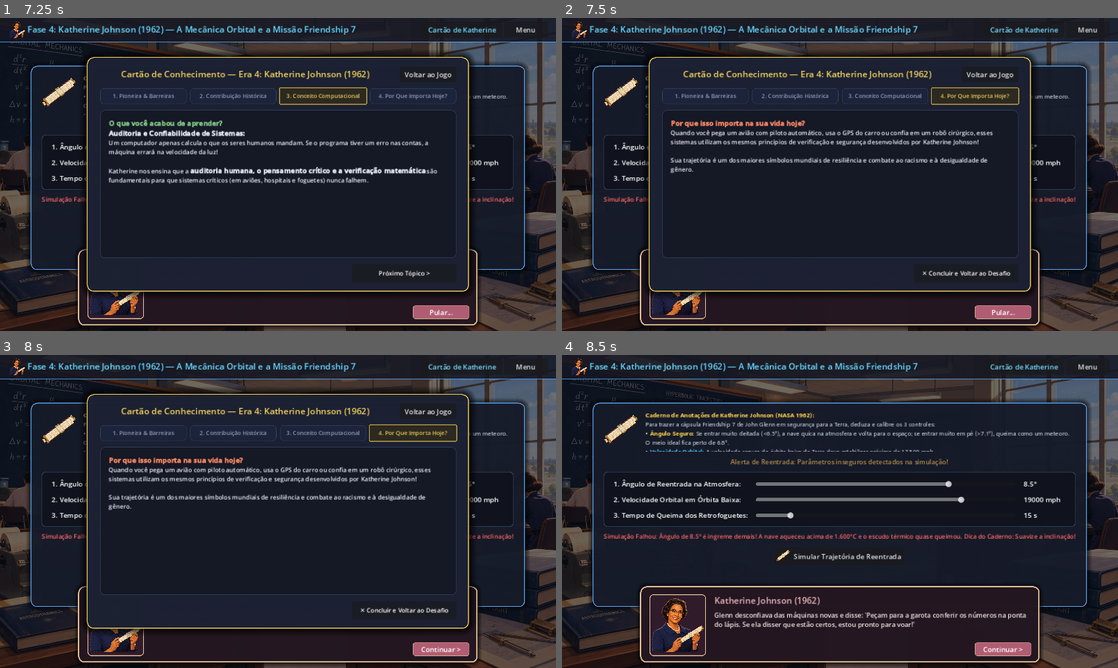
Above: before the commit, frames 1-4 (two rows, left to right).
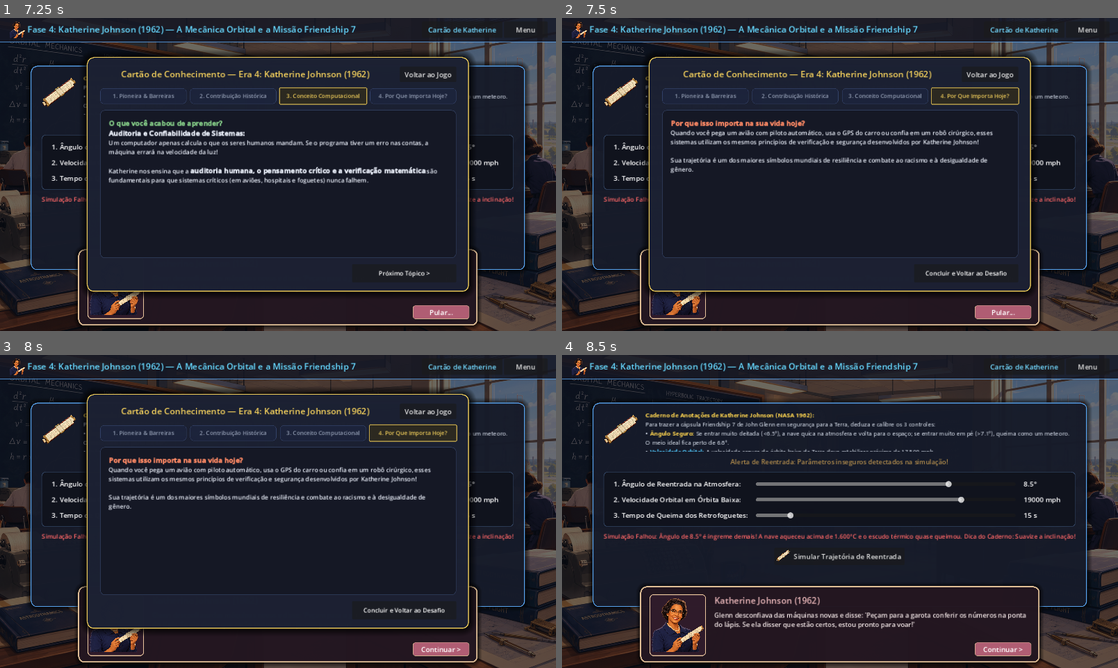
Above: after the commit, the same moments.

Repository: profthiagomendonca/Pioneiras-Alem
Game: Godot game, scene res://src/scenes/stages/stage_katherine/stage_katherine.tscn
The game is run twice, just before and just after one commit, with the same random seed, the same clock (stepped at 60 frames per second) and the same inputs. This scene is started directly instead of the project's main scene.
Inputs:
- Up to frame 1 (7.25 s): click "Simular Trajetória de Reentra…" at 0.5 s; click "Cartão de Katherine" at 1.25 s; click "Voltar ao Jogo" at 2 s; click "Pular..." at 2.75 s; click "Continuar >" at 3.5 s; click "Cartão de Katherine" at 4.25 s; click "1. Pioneira & Barreiras" at 5 s; click "2. Contribuição Histórica" at 5.75 s; click "3. Conceito Computacional" at 6.5 s
- Up to frame 2 (7.5 s): click "4. Por Que Importa Hoje?" at 7.25 s
- Up to frame 3 (8 s): no input
- Up to frame 4 (8.5 s): click "✕ Concluir e Voltar ao Desafio" (after the commit: "Concluir e Voltar ao Desafio") at 8 s

Frame 1 is identical in both runs. In frame 2, 0.2% of the frame differs, in the area x 64-81%, y 80-83%; in frame 3, 0.2%; in frame 4, nothing differs.

Commit message:
fix: remover simbolo unicode do botao Enter e sanitizar simbolos especiais restantes

Diff:
--- a/src/scenes/stages/stage_katherine/stage_katherine.gd
+++ b/src/scenes/stages/stage_katherine/stage_katherine.gd
@@ -110,7 +110,7 @@
 		GameState.complete_stage("katherine", duration, 220)
 		GameState.unlock_next_stage(4)
 
-		label_corridor.text = "✨ SIMULAÇÃO BEM-SUCEDIDA: A nave entrou suavemente no corredor atmosférico!"
+		label_corridor.text = "SIMULAÇÃO BEM-SUCEDIDA: A nave entrou suavemente no corredor atmosférico!"
 		label_corridor.modulate = Color(0.3, 1.0, 0.5)
 
 		label_status.text = "POUSO CONFIRMADO NO OCEANO! O astronauta John Glenn foi resgatado com total segurança graças aos seus cálculos!"
--- a/src/scenes/stages/stage_keller/stage_keller.tscn
+++ b/src/scenes/stages/stage_keller/stage_keller.tscn
@@ -192,9 +192,9 @@
 
 [node name="BtnSubmitName" type="Button" parent="MainPanel/Margin/VBox/HBoxEditor/TerminalPanel/MarginTerm/VBoxTermContent/InteractiveInputContainer"]
 unique_name_in_owner = true
-custom_minimum_size = Vector2(70, 0)
-layout_mode = 2
-text = "Enter ↵"
+custom_minimum_size = Vector2(75, 0)
+layout_mode = 2
+text = "Enviar"
 
 [node name="LabelStatus" type="Label" parent="MainPanel/Margin/VBox"]
 unique_name_in_owner = true
--- a/src/scenes/stages/stage_synthesis_modal.gd
+++ b/src/scenes/stages/stage_synthesis_modal.gd
@@ -63,7 +63,7 @@
 		if is_victory_mode:
 			btn_continue.text = "Avançar para a Próxima Era >"
 		else:
-			btn_continue.text = "✕ Concluir e Voltar ao Desafio"
+			btn_continue.text = "Concluir e Voltar ao Desafio"
 	else:
 		btn_continue.text = "Próximo Tópico >"
 
--- a/src/scenes/stages/stage_synthesis_modal.tscn
+++ b/src/scenes/stages/stage_synthesis_modal.tscn
@@ -90,7 +90,7 @@
 unique_name_in_owner = true
 custom_minimum_size = Vector2(130, 32)
 layout_mode = 2
-text = "✕ Voltar ao Jogo"
+text = "Voltar ao Jogo"
 
 [node name="TabsHBox" type="HBoxContainer" parent="Margin/VBoxMain"]
 layout_mode = 2
--- a/src/scenes/victory/victory.gd
+++ b/src/scenes/victory/victory.gd
@@ -51,7 +51,7 @@
 	text += "4. [color=#81c784]Katherine Johnson (1962):[/color] " + str(snapped(stages["katherine"]["time_spent"], 0.1)) + "s | " + str(stages["katherine"]["attempts"]) + " tent. | Síntese: " + ("Lida [OK]" if stages["katherine"]["read_synthesis"] else "Pendente") + "\n"
 	text += "5. [color=#ba68c8]Mary Kenneth Keller (1965):[/color] " + str(snapped(stages["keller"]["time_spent"], 0.1)) + "s | " + str(stages["keller"]["attempts"]) + " tent. | Síntese: " + ("Lida [OK]" if stages["keller"]["read_synthesis"] else "Pendente") + "\n"
 	text += "6. [color=#ff8a65]Margaret Hamilton (1969):[/color] " + str(snapped(stages["margaret"]["time_spent"], 0.1)) + "s | " + str(stages["margaret"]["attempts"]) + " tent. | Síntese: " + ("Lida [OK]" if stages["margaret"]["read_synthesis"] else "Pendente") + "\n"
-	text += "★ [color=#aed581]Epílogo Edith Ranzini (1972, Brasil):[/color] " + ("Concluído [OK]" if GameState.telemetry_data["edith_epilogue_viewed"] else "Não acessado") + "\n"
+	text += "7. [color=#aed581]Epílogo Edith Ranzini (1972, Brasil):[/color] " + ("Concluído [OK]" if GameState.telemetry_data["edith_epilogue_viewed"] else "Não acessado") + "\n"
 
 	label_metrics.text = text
 
Not shown, changed: web_build/index.html
Not shown, changed: web_build/index.pck
